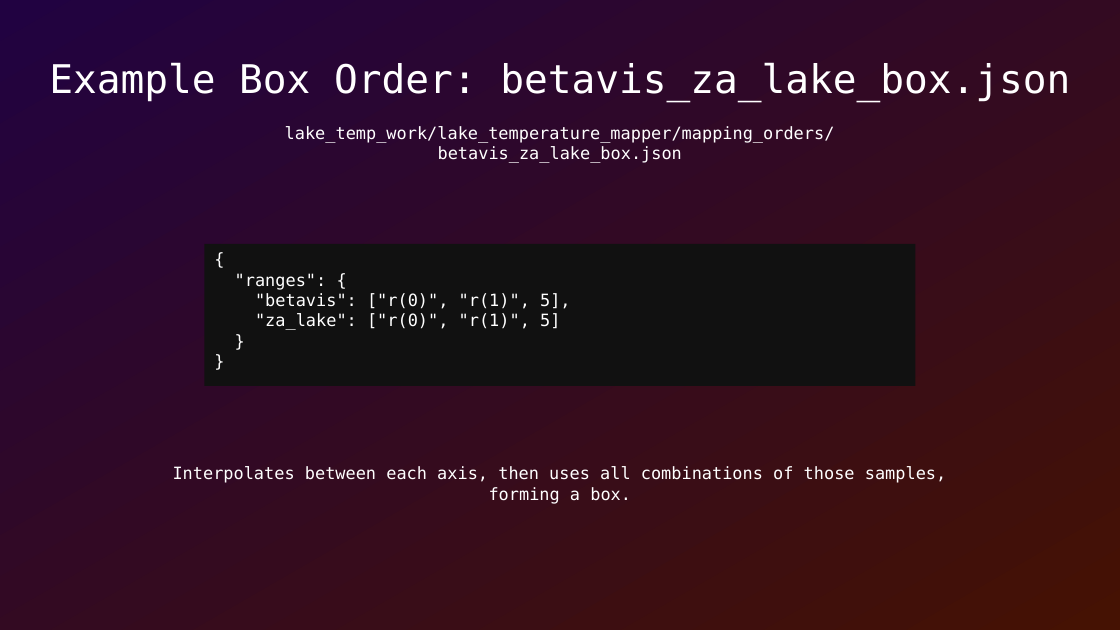
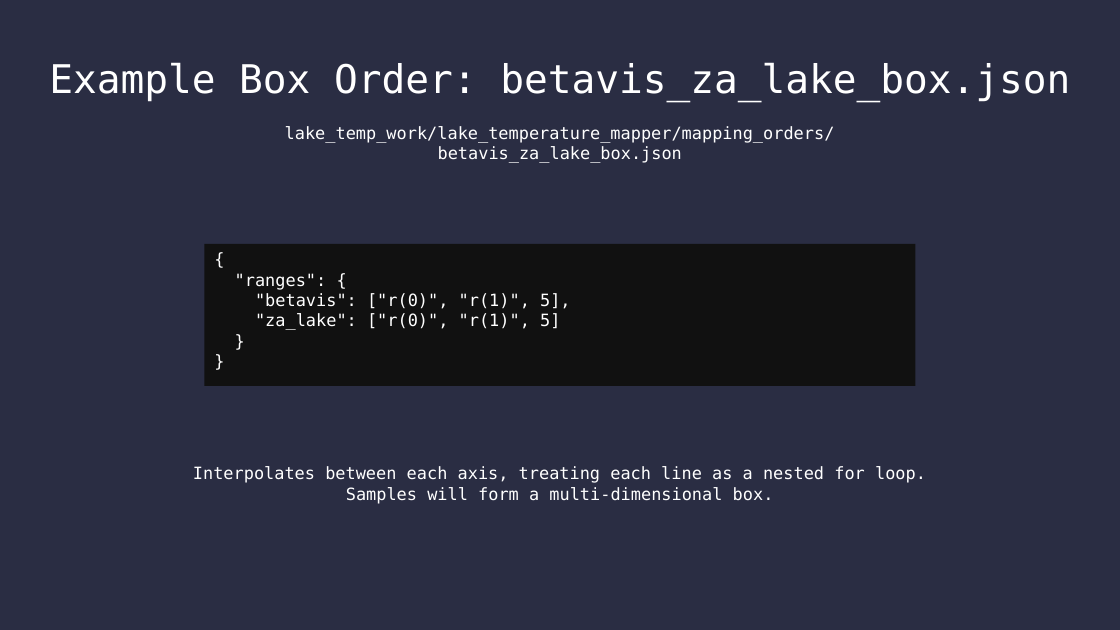
Before and after one commit to SamAllen06/lake_temp_work, a slide deck: slide 24 of documentation/lake_temperature.odp (slide 11 before the commit). Drawn at 1120x630 pixels with LibreOffice and Linux fonts; fonts in the diff are those of the drawing. Boxes give left, top, right and bottom in pixels: in the first picture for what was removed or moved away, otherwise in the second. Text is boxed around its words. In the diff, an @@ line names an element or a change of style, - is before the commit and + after.

```diff
--- a/documentation/lake_temperature.odp
+++ b/documentation/lake_temperature.odp
@@ background gradient #210241 to #451203 to #2A2D43 @@
@@ text at (193, 466, 926, 504): text changed @@
-Interpolates between each axis, then uses all combinations of those samples,
-forming a box.
+Interpolates between each axis, treating each line as a nested for loop. Samples will form a multi-dimensional box.
```
Also in this commit, not shown: 11 other slides changed, 12 slides added, 6 slides removed, 1 other file.
